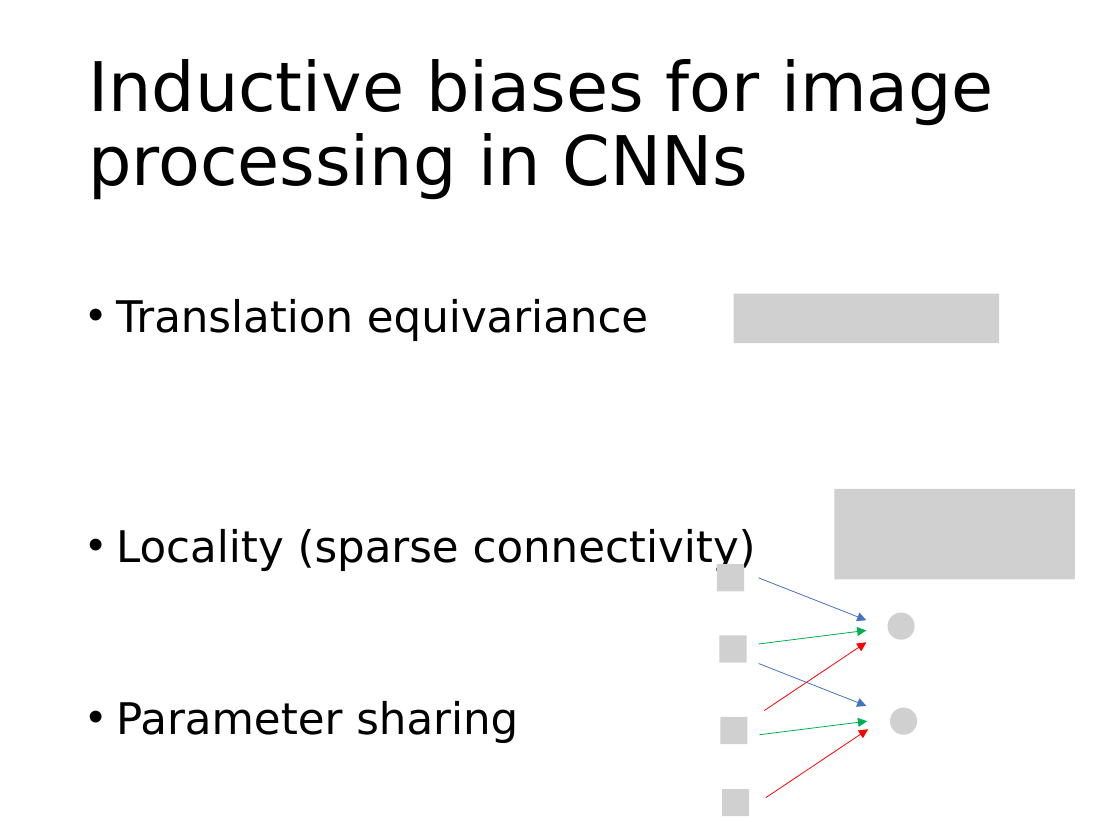
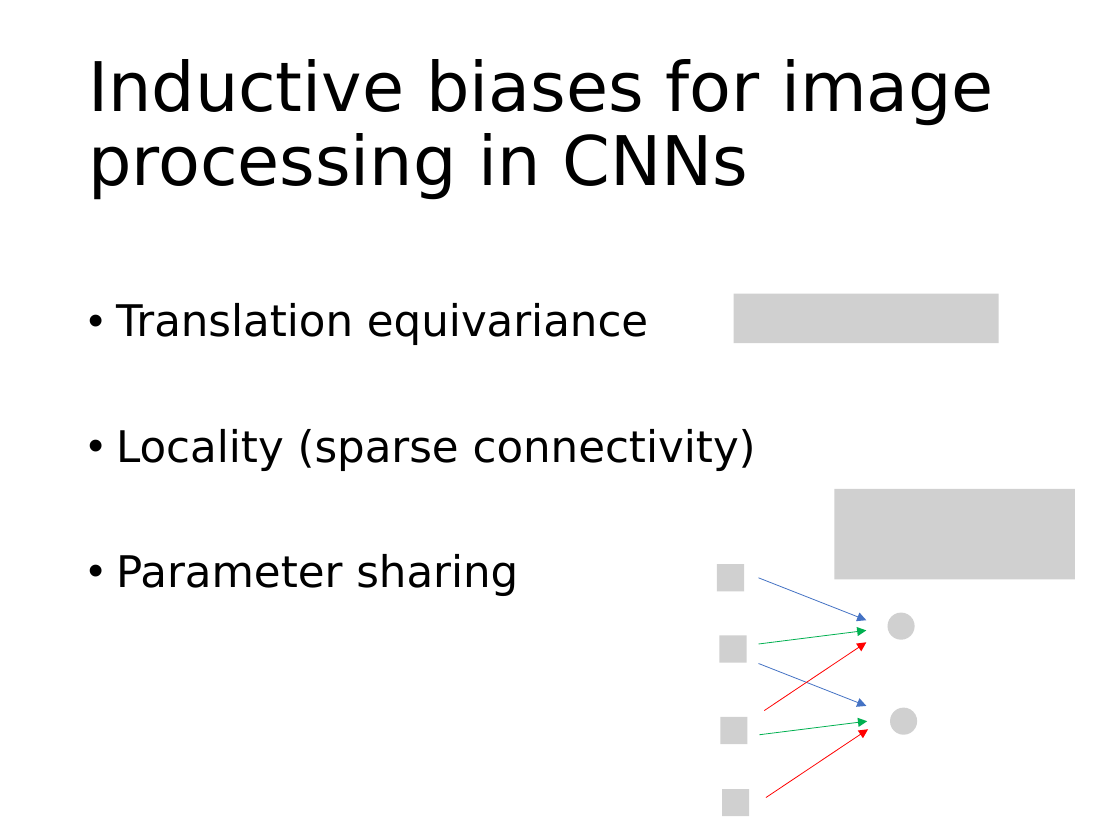
Before and after one commit to phywjs/phywjs.github.io, a slide deck: slide 5 of AIS5103/ML-slide-7.pptx. Drawn at 1120x840 pixels with LibreOffice and Linux fonts; fonts in the diff are those of the drawing; grey boxes stand for pictures. Boxes give left, top, right and bottom in pixels: in the first picture for what was removed or moved away, otherwise in the second. Text is boxed around its words. In the diff, an @@ line names an element or a change of style, - is before the commit and + after.

```diff
--- a/AIS5103/ML-slide-7.pptx
+++ b/AIS5103/ML-slide-7.pptx
@@ text "Translation equivariance" at (x1=116, y1=303, x2=756, y2=596): line spacing 0.8 to 0.9 @@
```
Also in this commit, not shown: 4 other slides changed, 2 slides added, 1 slide removed, 3 other files.
